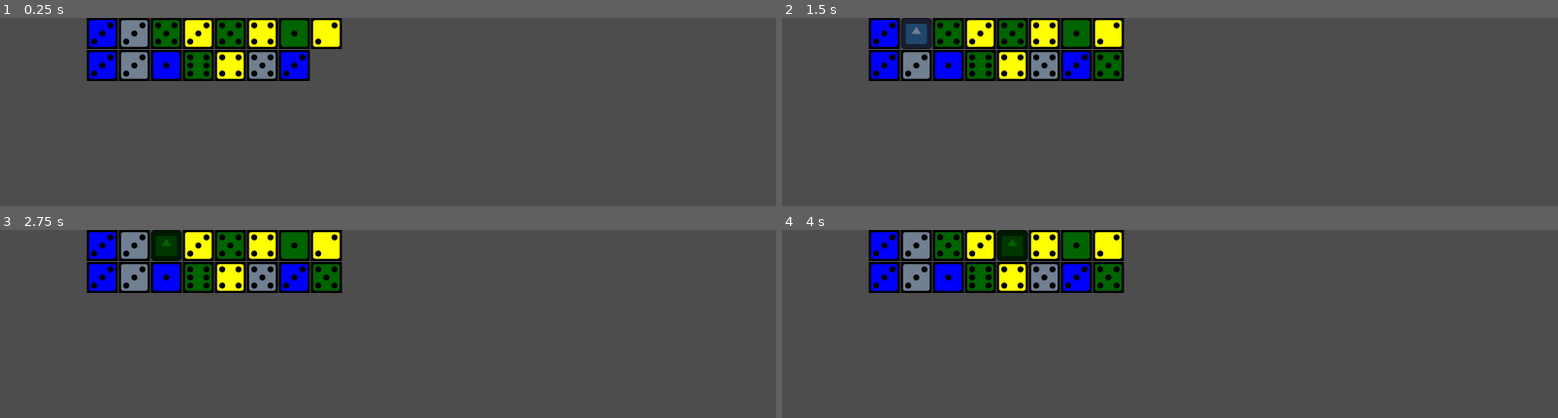
Above: before the commit, frames 1-4 (two rows, left to right).
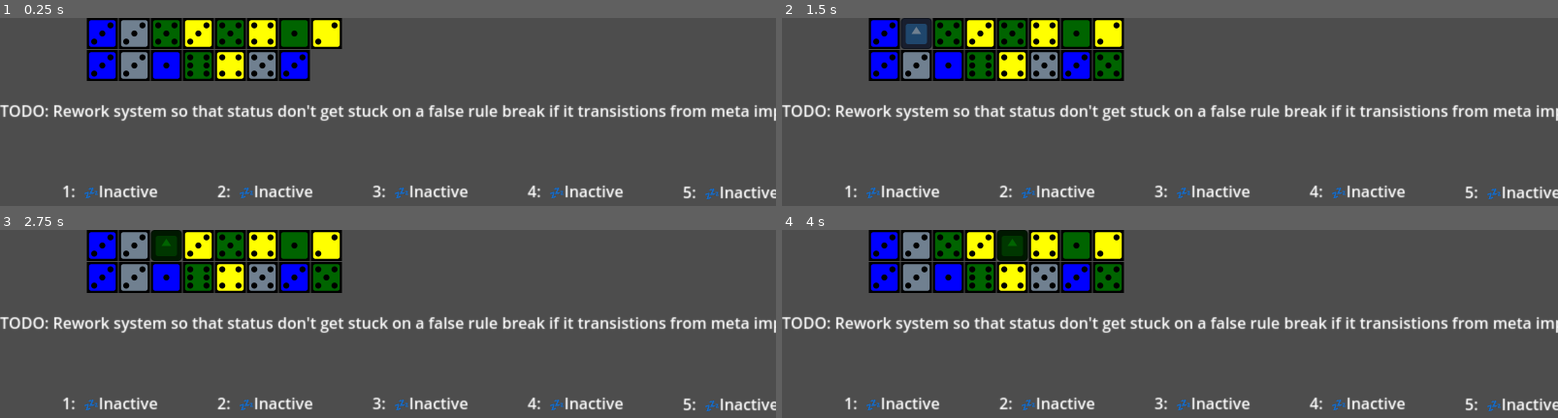
Above: after the commit, the same moments.

Repository: ninjacreeper47/Meriam-s-Trial
Game: Godot game, scene res://main.tscn
The game is run twice, just before and just after one commit, with the same random seed, the same clock (stepped at 60 frames per second) and the same inputs. The engine's default icon, where the game draws it, is replaced by a stand-in: a white triangle on a blue panel in a dark square.
Inputs (mouse positions are in pixels of both pictures, inside the frame that each line leads up to):
- Up to frame 1 (0.25 s): no input
- Up to frame 2 (1.5 s): click (882, 33) at 0.5 s; click (913, 33) at 1.27 s
- Up to frame 3 (2.75 s): click (162, 245) at 2.02 s
- Up to frame 4 (4 s): click (983, 245) at 2.77 s; click (1014, 245) at 3.52 s

The runs differ from the first frame. In frame 1, 4.7% of the frame differs, in the area x 0-100%, y 46-97%; in frame 2, 4.7%; in frame 3, 4.7%; in frame 4, 4.7%.

Commit message:
Implemented Status indicators

Diff:
--- a/Essence.gd
+++ b/Essence.gd
@@ -8,7 +8,9 @@
 
 @onready var experiment_list = get_tree().get_nodes_in_group("Experiments")
 var assigned_experiment
-#Selection Varibles
+
+
+
 
 # Called when the node enters the scene tree for the first time.
 func _ready():
@@ -51,3 +53,4 @@
 	alchemy.selected_experiment._add_essence(value,my_type)
 	assigned_experiment = alchemy.selected_experiment
 	reparent(alchemy.selected_experiment)
+	alchemy.alchemic_state_changed.emit()
--- a/alchemy.gd
+++ b/alchemy.gd
@@ -5,6 +5,9 @@
 var experiment_nodes = ["placeholder"]
 var essence_counts = {}
 var selected_experiment
+
+signal meta_breached
+signal alchemic_state_changed
 # Called when the node enters the scene tree for the first time.
 func _ready():
 	pass # Replace with function body.
@@ -26,6 +29,7 @@
 	if Input.is_action_just_pressed("SelectEx5"):
 		selected_experiment = experiment_nodes[5]
 
+
 func _check_meta():
 	if active_experiments < 3:
 		return true
@@ -37,6 +41,7 @@
 			if count == innercount:
 				continue
 			if(essence_counts[count] == essence_counts[innercount]):
+				meta_breached.emit()
 				return false
 	#meta-kudu
 	var sum = 0
@@ -44,5 +49,6 @@
 		sum += essence_counts[count]
 	for count in essence_counts:
 		if(sum - essence_counts[count] < essence_counts[count]):
+			meta_breached.emit()
 			return false
 	return true
--- /dev/null
+++ b/ex_status.gd
@@ -0,0 +1,35 @@
+extends Label
+
+
+var warning_symbol = "⚠"
+var sleep_symbol = "💤"
+var  checkmark_symbol = "✅"
+var hand_symbol = "🤚"
+var exname = "Experiment" + str(status_num)
+@export var status_num:String
+
+var associated_experiment_active = false
+# Called when the node enters the scene tree for the first time.
+func _ready():
+	var call = Callable(self,"_on_meta_breached")
+	alchemy.meta_breached.connect(call)
+	pass
+
+# Called every frame. 'delta' is the elapsed time since the previous frame.
+func _process(delta):
+	pass
+
+func _on_kudu_breached():
+	self.text = status_num+ ": " + warning_symbol +"Kudu"
+func _on_qluix_breached():
+	self.text = status_num+ ": " + warning_symbol +"Qluix"
+func _on_stablized():
+	self.text = status_num+ ": " + checkmark_symbol +"Stable"
+func _on_inactive():
+	associated_experiment_active = false
+	self.text = status_num+ ": " + sleep_symbol +"Inactive"
+func _on_meta_breached():
+	if(associated_experiment_active == true):
+		self.text = status_num+ ": " + warning_symbol +"Meta"
+func _on_activated():
+	associated_experiment_active = true
--- /dev/null
+++ b/ex_status.tscn
@@ -0,0 +1,12 @@
+[gd_scene load_steps=2 format=3 uid="uid://bm64f1i3smn5o"]
+
+[ext_resource type="Script" path="res://ex_status.gd" id="1_86mdy"]
+
+[node name="ExStatus" type="Label"]
+offset_left = 128.0
+offset_top = 334.0
+offset_right = 207.0
+offset_bottom = 360.0
+scale = Vector2(2, 2)
+text = "1:  💤Inactive "
+script = ExtResource("1_86mdy")
--- a/experiment.gd
+++ b/experiment.gd
@@ -5,15 +5,24 @@
 
 var active = false
 var stable = true
+
+#signals
+signal kudu_breached
+signal qluix_breached
+signal stabilized
+signal inactive
+signal activated
+
+@export var ex_num = 0
 # Called when the node enters the scene tree for the first time.
 func _ready():
 	alchemy.experiment_nodes.append(self)
+	var call = Callable(self, "_check_laws")
+	alchemy.alchemic_state_changed.connect(call)
 	for i in range(alchemy.type.size()):
 		type_counts[i] = 0
 	for i in range (1,7):
 		value_counts[i] = 0
-
-
 
 # Called every frame. 'delta' is the elapsed time since the previous frame.
 func _process(delta):
@@ -25,10 +34,10 @@
 	num_essences+= 1
 	alchemy.essence_counts[self.name] = num_essences
 	if (active == false && num_essences >= 3):
+		activated.emit()
 		active = true
 		alchemy.active_experiments += 1
-	if active:
-		_check_laws()
+
 
 func _remove_essence(val, type):
 	type_counts[type] -= 1
@@ -37,15 +46,16 @@
 	alchemy.essence_counts[self.name] = num_essences
 	if (active == true && num_essences < 3):
 		active = false
+		inactive.emit()
 		alchemy.active_experiments -= 1
-	if active:
-		_check_laws()
 
 func _check_laws():
 	if !active:
 		stable = true
 		return
 	stable =  _check_kudu() && _check_qluix() && alchemy._check_meta()
+	if stable:
+		stabilized.emit()
 
 
 
@@ -55,12 +65,14 @@
 		sum += type_counts[type]
 	for type in type_counts:
 		if(sum - type_counts[type] < type_counts[type]):
+			kudu_breached.emit()
 			return false
 	sum = 0
 	for val in value_counts:
 		sum += value_counts[val]
 	for val in value_counts:
 		if(sum - value_counts[val] < value_counts[val]):
+			kudu_breached.emit()
 			return false
 	return true
 func _check_qluix():
@@ -71,6 +83,7 @@
 			if type == innertype:
 				continue
 			if(type_counts[type] == type_counts[innertype]):
+				qluix_breached.emit()
 				return false
 
 	for val in value_counts:
@@ -80,5 +93,6 @@
 			if val == innerval:
 				continue
 			if(value_counts[val] == value_counts[innerval]):
+				qluix_breached.emit()
 				return false
 	return true
--- a/main.tscn
+++ b/main.tscn
@@ -1,7 +1,8 @@
-[gd_scene load_steps=3 format=3 uid="uid://cvya4rcawkcxg"]
+[gd_scene load_steps=4 format=3 uid="uid://cvya4rcawkcxg"]
 
 [ext_resource type="Script" path="res://ResearchTableau.gd" id="1_k6xm6"]
 [ext_resource type="PackedScene" uid="uid://dvyh1vflmrb8" path="res://experiment.tscn" id="2_ptu6t"]
+[ext_resource type="PackedScene" uid="uid://bm64f1i3smn5o" path="res://ex_status.tscn" id="3_5a3tb"]
 
 [node name="Main" type="Node2D"]
 
@@ -26,29 +27,93 @@
 exposed_count = 16
 
 [node name="Experiment1" parent="." instance=ExtResource("2_ptu6t")]
+offset_left = 128.0
 offset_top = 384.0
+offset_right = 784.0
 offset_bottom = 903.0
+ex_num = 1
 
 [node name="Experiment2" parent="." instance=ExtResource("2_ptu6t")]
-offset_left = 320.0
+offset_left = 448.0
 offset_top = 384.0
-offset_right = 976.0
+offset_right = 1104.0
 offset_bottom = 903.0
+ex_num = 2
 
 [node name="Experiment3" parent="." instance=ExtResource("2_ptu6t")]
-offset_left = 640.0
+offset_left = 768.0
 offset_top = 384.0
-offset_right = 1296.0
+offset_right = 1424.0
 offset_bottom = 903.0
+ex_num = 3
 
 [node name="Experiment4" parent="." instance=ExtResource("2_ptu6t")]
-offset_left = 960.0
+offset_left = 1088.0
 offset_top = 384.0
-offset_right = 1616.0
+offset_right = 1744.0
 offset_bottom = 903.0
+ex_num = 4
 
 [node name="Experiment5" parent="." instance=ExtResource("2_ptu6t")]
-offset_left = 1280.0
+offset_left = 1408.0
 offset_top = 384.0
-offset_right = 1936.0
+offset_right = 2064.0
 offset_bottom = 903.0
+ex_num = 5
+
+[node name="ExStatus1" parent="." instance=ExtResource("3_5a3tb")]
+status_num = "1"
+
+[node name="ExStatus2" parent="." instance=ExtResource("3_5a3tb")]
+offset_left = 448.0
+offset_right = 577.0
+text = "2:  💤Inactive "
+status_num = "2"
+
+[node name="ExStatus3" parent="." instance=ExtResource("3_5a3tb")]
+offset_left = 768.0
+offset_right = 897.0
+text = "3:  💤Inactive "
+status_num = "3"
+
+[node name="ExStatus4" parent="." instance=ExtResource("3_5a3tb")]
+offset_left = 1088.0
+offset_right = 1217.0
+text = "4:  💤Inactive "
+status_num = "4"
+
+[node name="ExStatus5" parent="." instance=ExtResource("3_5a3tb")]
+offset_left = 1408.0
+offset_top = 336.0
+offset_right = 1537.0
+offset_bottom = 362.0
+text = "5:  💤Inactive "
+status_num = "5"
+
+[node name="MessageToFutureSelf" type="Label" parent="."]
+offset_top = 168.0
+offset_right = 953.0
+offset_bottom = 194.0
+scale = Vector2(2, 2)
+text = "TODO: Rework system so that status don't get stuck on a false rule break if it transistions from meta impossible to possible "
+
+[connection signal="inactive" from="Experiment1" to="ExStatus1" method="_on_inactive"]
+[connection signal="kudu_breached" from="Experiment1" to="ExStatus1" method="_on_kudu_breached"]
+[connection signal="qluix_breached" from="Experiment1" to="ExStatus1" method="_on_qluix_breached"]
+[connection signal="stabilized" from="Experiment1" to="ExStatus1" method="_on_stablized"]
+[connection signal="inactive" from="Experiment2" to="ExStatus2" method="_on_inactive"]
+[connection signal="kudu_breached" from="Experiment2" to="ExStatus2" method="_on_kudu_breached"]
+[connection signal="qluix_breached" from="Experiment2" to="ExStatus2" method="_on_qluix_breached"]
+[connection signal="stabilized" from="Experiment2" to="ExStatus2" method="_on_stablized"]
+[connection signal="inactive" from="Experiment3" to="ExStatus3" method="_on_inactive"]
+[connection signal="kudu_breached" from="Experiment3" to="ExStatus3" method="_on_kudu_breached"]
+[connection signal="qluix_breached" from="Experiment3" to="ExStatus3" method="_on_qluix_breached"]
+[connection signal="stabilized" from="Experiment3" to="ExStatus3" method="_on_stablized"]
+[connection signal="inactive" from="Experiment4" to="ExStatus4" method="_on_inactive"]
+[connection signal="kudu_breached" from="Experiment4" to="ExStatus4" method="_on_kudu_breached"]
+[connection signal="qluix_breached" from="Experiment4" to="ExStatus4" method="_on_qluix_breached"]
+[connection signal="stabilized" from="Experiment4" to="ExStatus4" method="_on_stablized"]
+[connection signal="inactive" from="Experiment5" to="ExStatus5" method="_on_inactive"]
+[connection signal="kudu_breached" from="Experiment5" to="ExStatus5" method="_on_kudu_breached"]
+[connection signal="qluix_breached" from="Experiment5" to="ExStatus5" method="_on_qluix_breached"]
+[connection signal="stabilized" from="Experiment5" to="ExStatus5" method="_on_stablized"]
